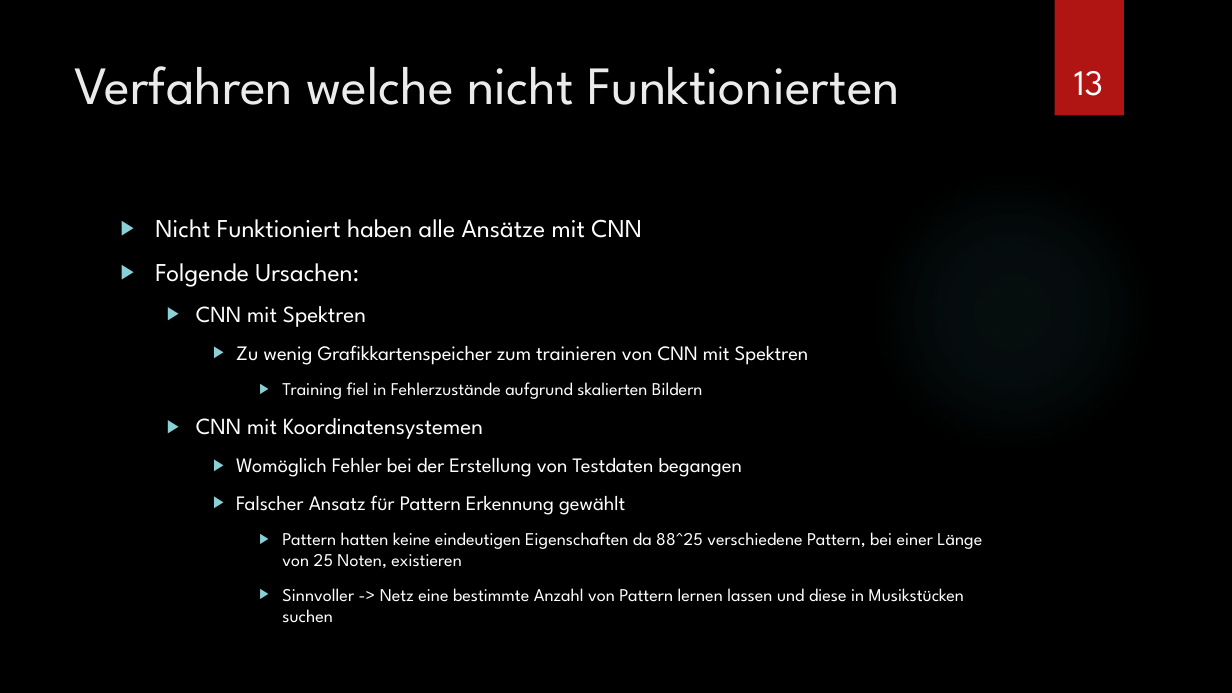
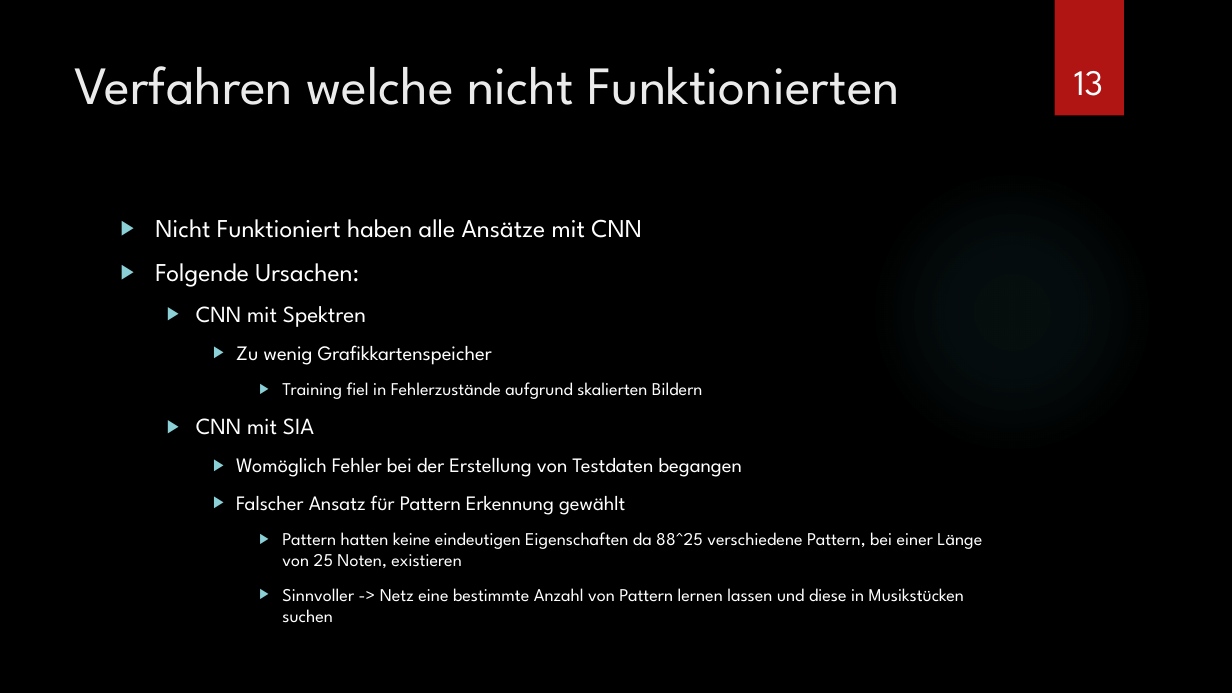
Before and after one commit to Hozeeben/Masterarbeit, a slide deck: slide 13 of Unterlagen/Masterseminar.pptx. Drawn at 1232x693 pixels with LibreOffice and Linux fonts; fonts in the diff are those of the drawing; background and template pictures are left out. Boxes give left, top, right and bottom in pixels: in the first picture for what was removed or moved away, otherwise in the second. Text is boxed around its words. In the diff, an @@ line names an element or a change of style, - is before the commit and + after.

```diff
--- a/Unterlagen/Masterseminar.pptx
+++ b/Unterlagen/Masterseminar.pptx
@@ text at (x1=236, y1=345, x2=492, y2=365): text changed @@
-    ▶ Zu wenig Grafikkartenspeicher zum trainieren von CNN mit Spektren
+    ▶ Zu wenig Grafikkartenspeicher
@@ text at (x1=196, y1=418, x2=314, y2=435): text changed @@
-  ▶ CNN mit Koordinatensystemen
+  ▶ CNN mit SIA
```
Also in this commit, not shown: 13 other slides changed, 1 slide removed.
